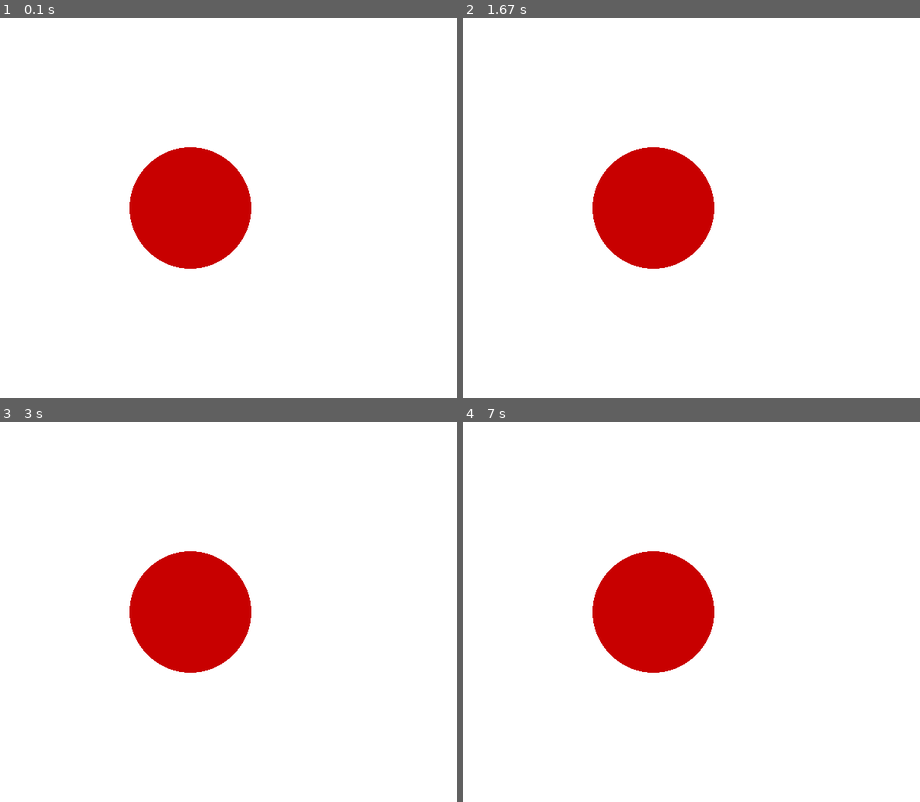
Above: before the commit, frames 1-4 (two rows, left to right).
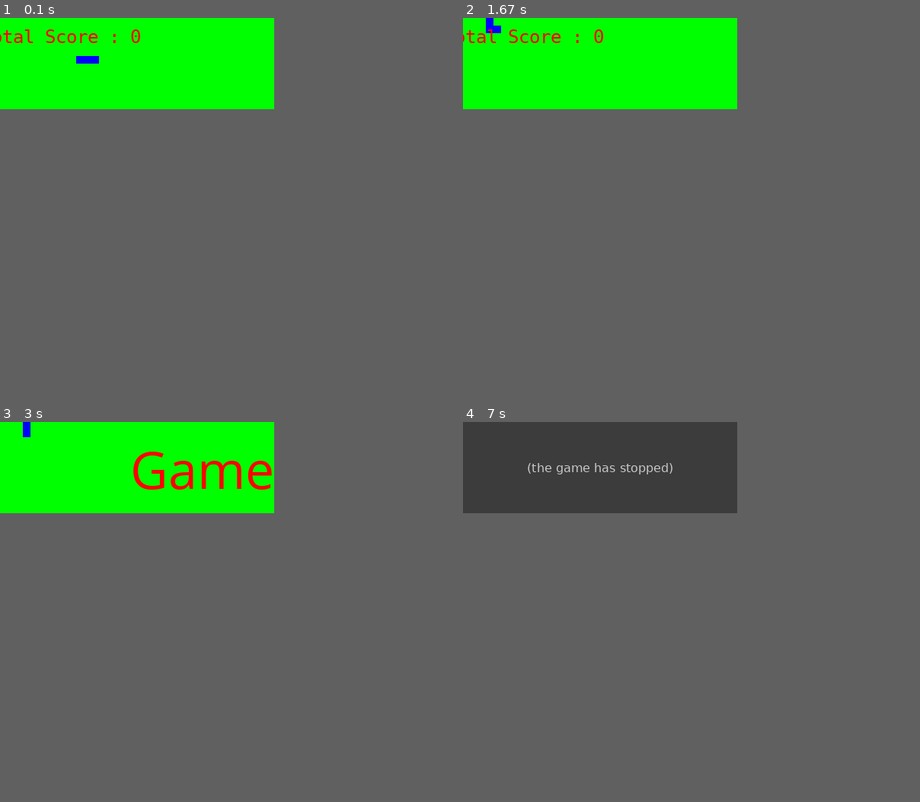
Above: after the commit, the same moments.

Repository: YesNowFam/pygame
Game: pygame game, started from game.py
The game is run twice, just before and just after one commit, with the same random seed, the same clock (stepped at 60 frames per second) and the same inputs.
Inputs:
- Up to frame 1 (0.1 s): no input
- Up to frame 2 (1.67 s): tap W at 0.33 s; tap A at 0.67 s; hold D 1.03-1.5 s; hold Up from 1.53 s (still down)
- Up to frame 3 (3 s): release Up at 2 s
- Up to frame 4 (7 s): no input
In our replay, the window is 600x500 before the commit and 360x120 after it. These sizes can differ from the game's own. Grey fills any space a smaller window leaves; there, only what the larger window draws over its background counts as a difference.

The runs differ from the first frame. In frame 1, 21% of the frame differs, in the area x 0-60%, y 0-66%; in frame 2, 21%; in frame 3, 21%; in frame 4, 21%.
After the commit the program exited at 6.67 s; later frames show no game.

Commit message:
Add files via upload
e2

Diff:
--- a/game.py
+++ b/game.py
@@ -1,16 +1,171 @@
-import pygame
+#The Legendary Speedy Snake of India codename:snake xensia pygame port (unofficial)
+#In-game Music Composed by Hemant Kumar (Musical Keyboard) and High Defitonised and Game Over Music (Used FamiStudio NES Composer) by Ibrahim Aayan
+#Game Made by Ibrahim Aayan A359543
+print("The Legendary Speedy Snake of India Unofficial Pygame Port")
+print("Made by Ibrahim Aayan A359543")
+print("In-game Music Composed by Hemant Kumar (Musical Keyboard) and High Defitonised and Game Over Music (Used FamiStudio NES Composer) by Ibrahim Aayan")
+print("Dedicated to Our Game Development group teacher: Sir Zayan")
+print("Importing Python File...")
+print("Importing Pygame Module...")
+print("Loading in-game Music...")
+print("Importing System Database...")
+print("Loading Game...")
+print("Arrow Keys and W A S D movement supported")
+#essential game imports
+import pygame, sys, random, time
+pygame.mixer.pre_init(44100,-16,1,512)
 pygame.init()
 
-screen = pygame.display.set_mode((600, 500))
-running = True
 
-while running:
+check_errors = pygame.init()
+if check_errors[1] > 0:
+    print("(!) Had {0} initializing errors, existing...".format(check_errors[1]))
+    sys.exit(-1)
+else:
+    print("(+) Pygame successfully initialized!")
+
+ # Play surface
+playSurface = pygame.display.set_mode((360, 120)) #setting display size
+pygame.display.set_caption('==> The Legendary Speedy Snake Of India <==')
+# time.sleep(5) #screen will sleep for 5 seconds
+
+
+
+#Play background music
+pygame.mixer.music.load("Nagin Been Music HD.mp3")
+pygame.mixer.music.get_volume()
+pygame.mixer.music.play(-1)
+# colours
+#gameover and food
+red = pygame.Color(255,0,0)
+#snake
+blue = pygame.Color(0, 0, 255)
+#background
+green = pygame.Color(0,255,0)
+#score
+black = pygame.Color(0,0,0)
+#background
+white = pygame.Color(255,255,255)
+#unused color
+brown = pygame.Color(165, 42, 42)
+# frames per second controller
+fpsController = pygame.time.Clock()
+#title screen
+
+
+
+
+snakePos = [100,50]  # it works like x and y axis [x,y]
+snakeBody = [[100,50],[90,50],[80,50]]
+
+foodPos = [random.randrange(1,72)*10,random.randrange(1,46)*10]  # food position, its also like placing coordinate randomly
+foodSpawn = True
+
+score = 0
+
+direction = 'RIGHT'
+changeto = direction
+
+# game over function
+def gameOver():
+    myFont = pygame.font.SysFont('noto sans',72)
+    GOsurf = myFont.render('Game Over!',True, red)
+    GOrect = GOsurf.get_rect()
+    GOrect.midtop = (360, 15)
+    playSurface.blit(GOsurf,GOrect)
+    #Gameover Music
+    pygame.mixer.music.load("Gameover.wav")
+    pygame.mixer.music.get_volume()
+    pygame.mixer.music.play(0)
+    #Continues Function
+    pygame.display.set_caption('Thank You For Playing!')
+    print("Thank You For Playing!")
+    showScore(0)
+    pygame.display.flip()
+    time.sleep(5)
+    pygame.quit()   #pygame exit
+    sys.exit()  #console exit
+
+def showScore(choice=1):
+    sFont = pygame.font.SysFont('monaco',24)
+    Ssurf = sFont.render('Total Score : {0}'.format(score), True, red)
+    Srect = Ssurf.get_rect()
+    if choice == 1:
+        Srect.midtop = (80, 10)
+    else:
+        Srect.midtop = (360,120)
+    playSurface.blit(Ssurf,Srect)
+
+
+# main logic of the game
+while True:
     for event in pygame.event.get():
-        if event.type == pygame.QUIT:
-            running = False
+        if event.type == pygame.QUIT:    #cheking if type of event is equal to event present in pygame i.e. QUIT
+            pygame.quit()  #exit pygame
+            sys.exit()  #exit console
+        elif event.type == pygame.KEYDOWN:  # if user hit an button of keyboard
+            if event.key == pygame.K_RIGHT or event.key == ord('d'): # and if that button would be right arrow key
+                changeto = 'RIGHT'
+            if event.key == pygame.K_LEFT or event.key == ord('a'):
+                changeto = 'LEFT'
+            if event.key == pygame.K_UP or event.key == ord('w'):
+                changeto = 'DOWN'
+            if event.key == pygame.K_DOWN or event.key == ord('s'):
+                changeto = 'UP'
+            if event.key == pygame.K_ESCAPE:
+                pygame.event.post(pygame.event.Event(pygame.QUIT))
 
-    screen.fill((255, 255, 255))
-    pygame.draw.circle(screen, (200, 0, 0), (250, 250), 80)
+    # validation of direction
+    if changeto == 'RIGHT' and not direction == 'LEFT':
+        direction = 'RIGHT'
+    if changeto == 'LEFT' and not direction == 'RIGHT':
+        direction = 'LEFT'
+    if changeto == 'UP' and not direction == 'DOWN':
+        direction = 'UP'
+    if changeto == 'DOWN' and not direction == 'UP':
+        direction = 'DOWN'
+
+    # changing direction of the snake by incrementing and decrementing x and y coordinate
+    if direction == 'RIGHT':
+        snakePos[0] += 10
+    if direction == 'LEFT':
+        snakePos[0] -= 10
+    if direction == 'UP':
+        snakePos[1] += 10
+    if direction == 'DOWN':
+        snakePos[1] -= 10
+
+    # snake body mechanism
+    snakeBody.insert(0, list(snakePos))
+    if snakePos[0] == foodPos[0] and snakePos[1] == foodPos[1]:
+        score += 1
+        foodSpawn = False
+    else:
+        snakeBody.pop()
+    if foodSpawn == False:
+        foodPos = [random.randrange(1,72)*10,random.randrange(1,46)*10]
+    foodSpawn = True
+
+    # Background
+    playSurface.fill(green)
+
+    #Draw Snake
+    for pos in snakeBody:
+        pygame.draw.rect(playSurface, blue,
+        pygame.Rect(pos[0],pos[1],10,10))
+
+    pygame.draw.rect(playSurface, red,
+    pygame.Rect(foodPos[0], foodPos[1], 10, 10))
+
+    if snakePos[0] > 710 or snakePos[0] <0:
+        gameOver()
+    if snakePos[1] > 450 or snakePos[1] < 0:
+        gameOver()
+
+    for block in snakeBody[1:]:
+        if snakePos[0] == block[0] and snakePos[1] == block[1]:
+            gameOver()
+
+    showScore()
     pygame.display.flip()
-
-pygame.quit()
+    fpsController.tick(12)
